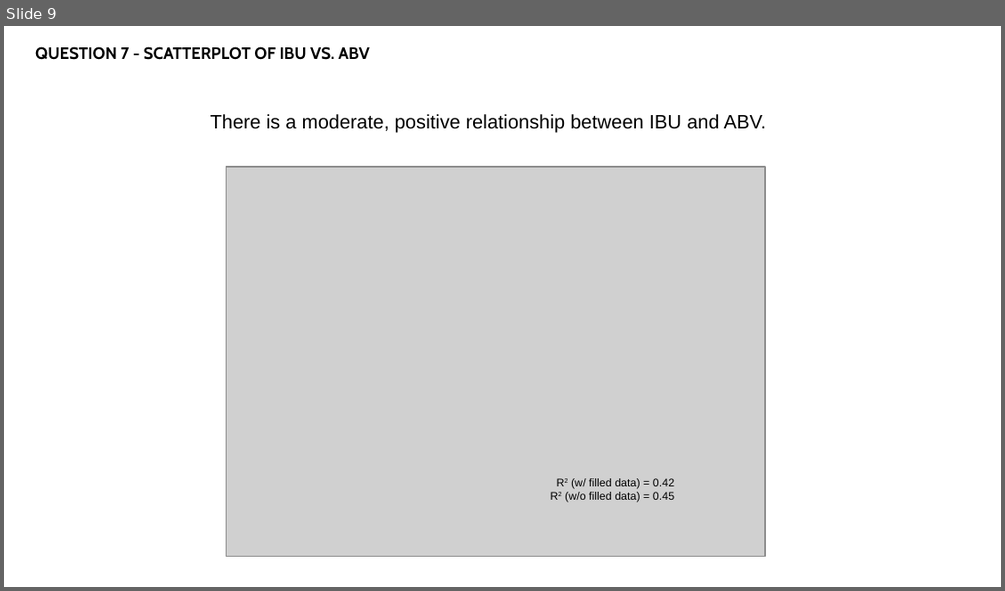
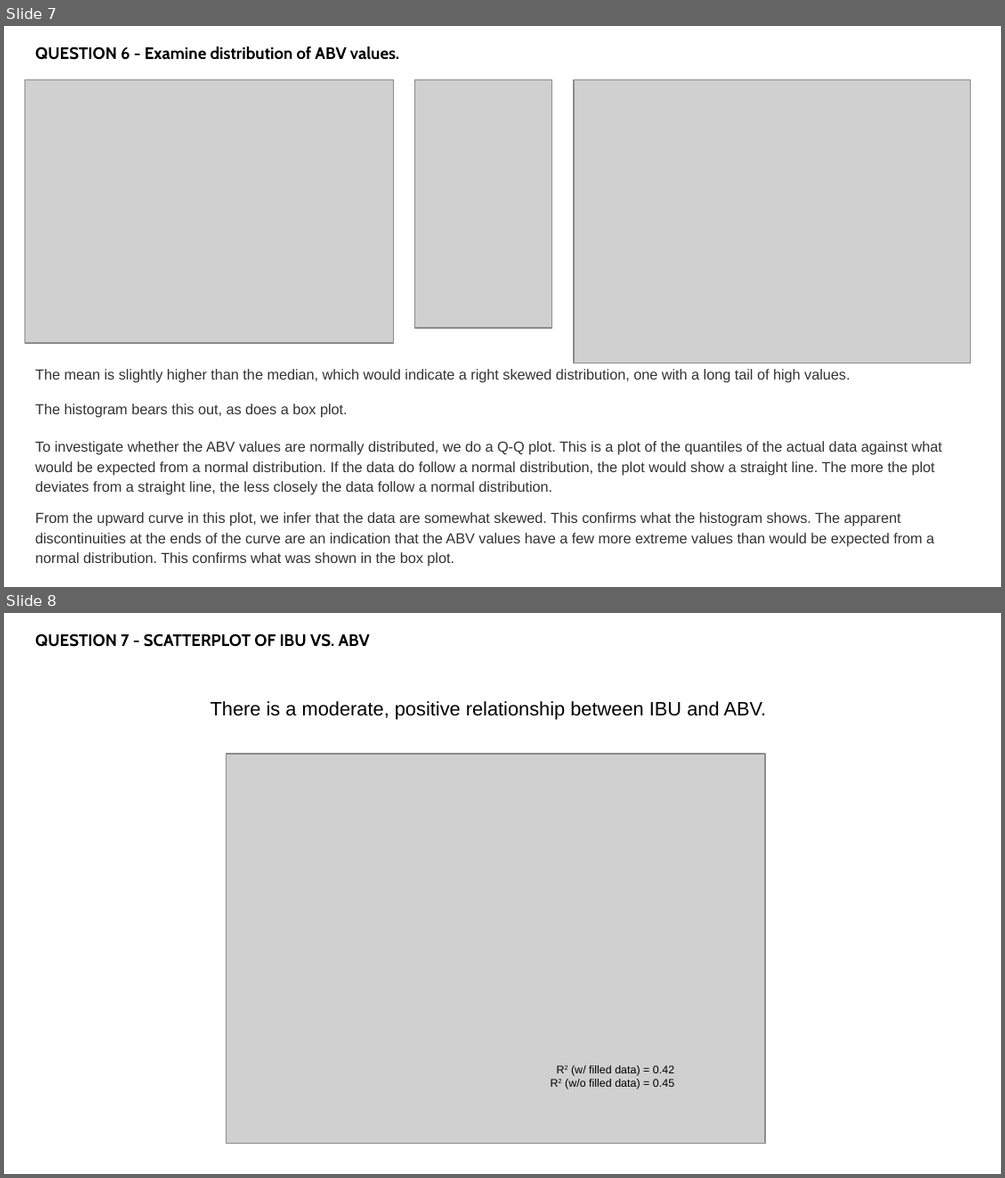
Before and after one commit to rmpalmer/MSDS6306_Fall2019_proj1, a slide deck: CaseStudy_EDA_Palmer_Garrity.pptx. Shown one above the other, each under a label of ours: slide 9 before the commit, slides 7 and 8 after it. The pictures are 1005x591 and 1005x1178 pixels, drawn with LibreOffice and Linux fonts; fonts in the diff are those of the drawing; grey boxes stand for pictures. Boxes give left, top, right and bottom in pixels: in the first picture for what was removed or moved away, otherwise in the second. Text is boxed around its words. In the diff, an @@ line names an element or a change of style, - is before the commit and + after.

```diff
--- a/CaseStudy_EDA_Palmer_Garrity.pptx
+++ b/CaseStudy_EDA_Palmer_Garrity.pptx
@@ slide 7 added at [4,26,1001,587], background #FFFFFF @@
@@ text added at [35,46,399,60], 12 pt, text #000000, bold @@
+QUESTION 6 - Examine distribution of ABV values.
@@ picture added at [25,79,393,343] @@
@@ picture added at [414,79,551,328] @@
@@ picture added at [574,79,969,363] @@
@@ text added at [35,369,942,566], 10.5 pt, text #333333 @@
+The mean is slightly higher than the median, which would indicate a right skewed distribution, one with a long tail of high values.
+The histogram bears this out, as does a box plot.
+To investigate whether the ABV values are normally distributed, we do a Q-Q plot. This is a plot of the quantiles of the actual data against what would be expected from a normal distribution. If the data do follow a normal distribution, the plot would show a straight line. The more the plot deviates from a straight line, the less closely the data follow a normal distribution.
+From the upward curve in this plot, we infer that the data are somewhat skewed. This confirms what the histogram shows. The apparent discontinuities at the ends of the curve are an indication that the ABV values have a few more extreme values than would be expected from a normal distribution. This confirms what was shown in the box plot.
@@ what was slide 9 is now slide 8 @@
```
Also in this commit, not shown: 3 slides changed, 8 other slides added, 5 slides removed.
